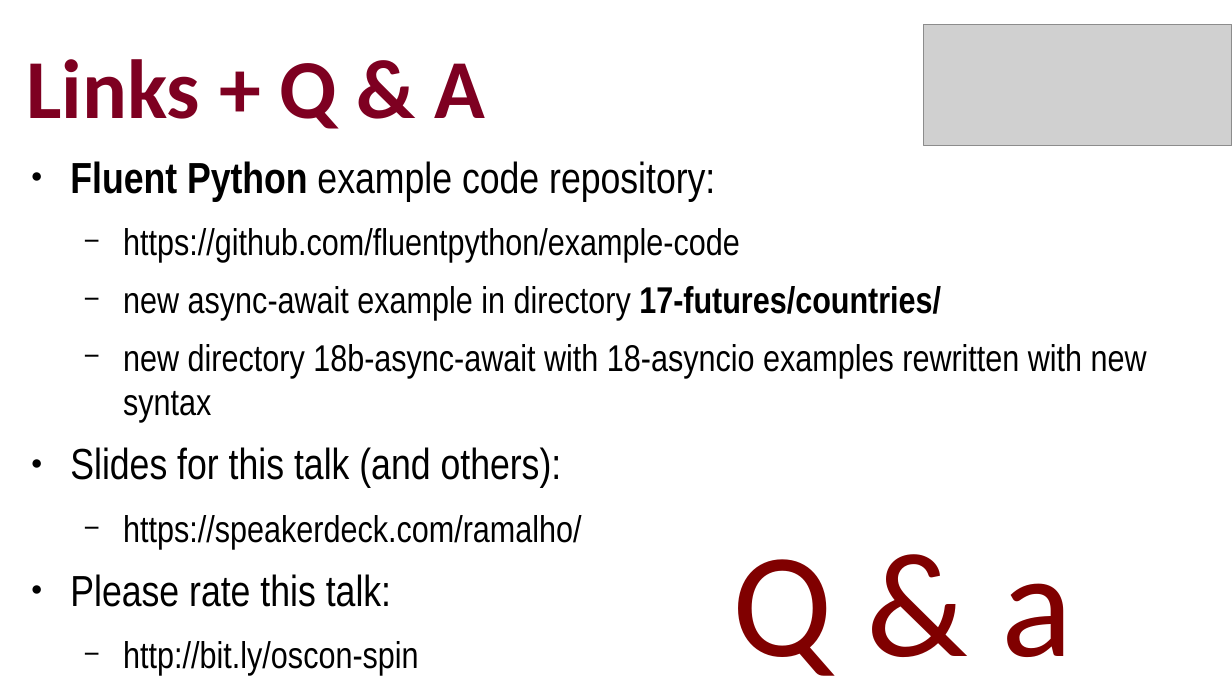
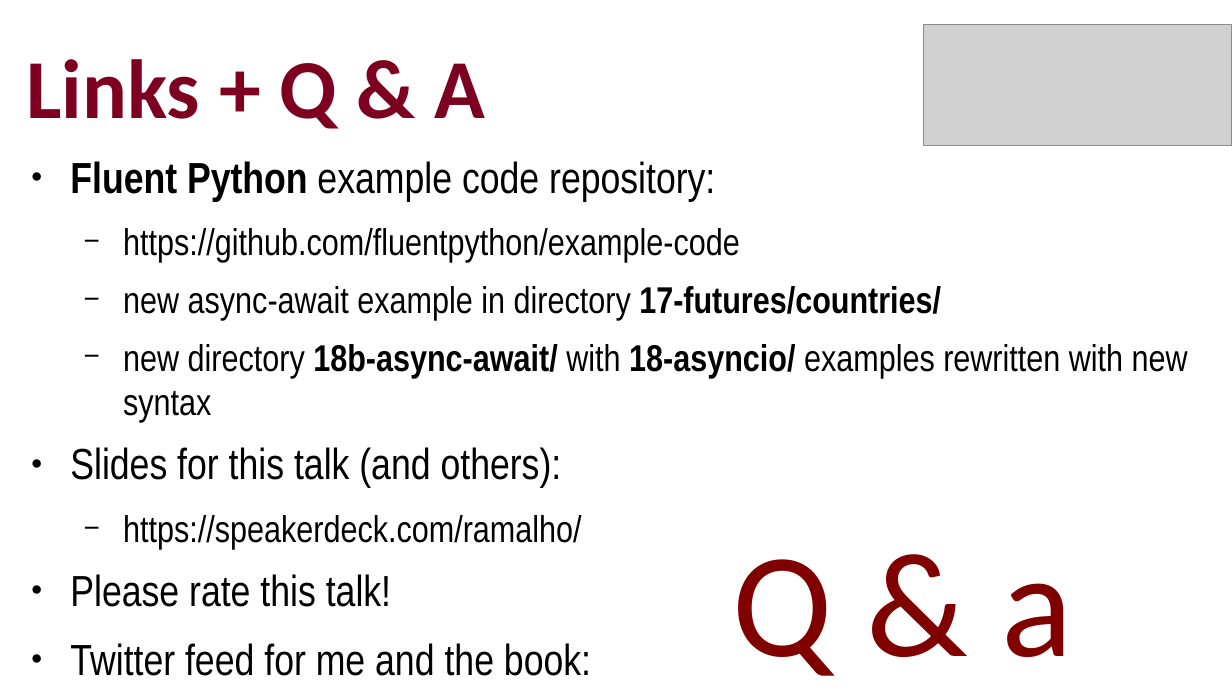
Before and after one commit to ramalho/platespinning, a slide deck: slide 45 of plate-spinning-oscon-eu.odp (slide 42 before the commit). Drawn at 1232x693 pixels with LibreOffice and Linux fonts; fonts in the diff are those of the drawing; grey boxes stand for pictures. Boxes give left, top, right and bottom in pixels: in the first picture for what was removed or moved away, otherwise in the second. Text is boxed around its words. In the diff, an @@ line names an element or a change of style, - is before the commit and + after.

Commit message:
updates to slides

```diff
--- a/plate-spinning-oscon-eu.odp
+++ b/plate-spinning-oscon-eu.odp
@@ text at (123,344,1188,423): text changed @@
-  − new directory 18b-async-await with 18-asyncio examples rewritten with new syntax
+  − new directory 18b-async-await/ with 18-asyncio/ examples rewritten with new syntax
@@ text at (70,574,591,676): text changed; size 24 to 28 pt @@
-● Please rate this talk:
-  − http://bit.ly/oscon-spin
-● Me:
-  − Twitter: @ramalhoorg
+● Please rate this talk!
+● Twitter feed for me and the book:
+  − @ramalhoorg, @fluentpython
```
Also in this commit, not shown: 12 other slides changed, 4 slides added, 1 slide removed, 3 other files.
